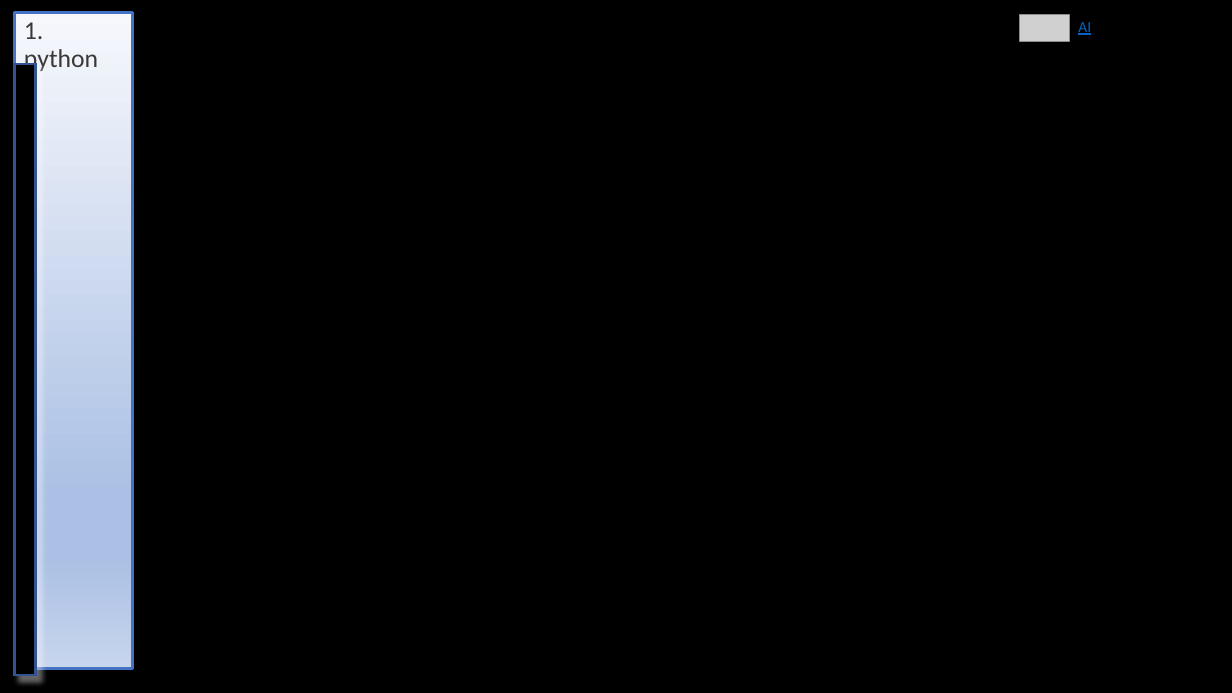
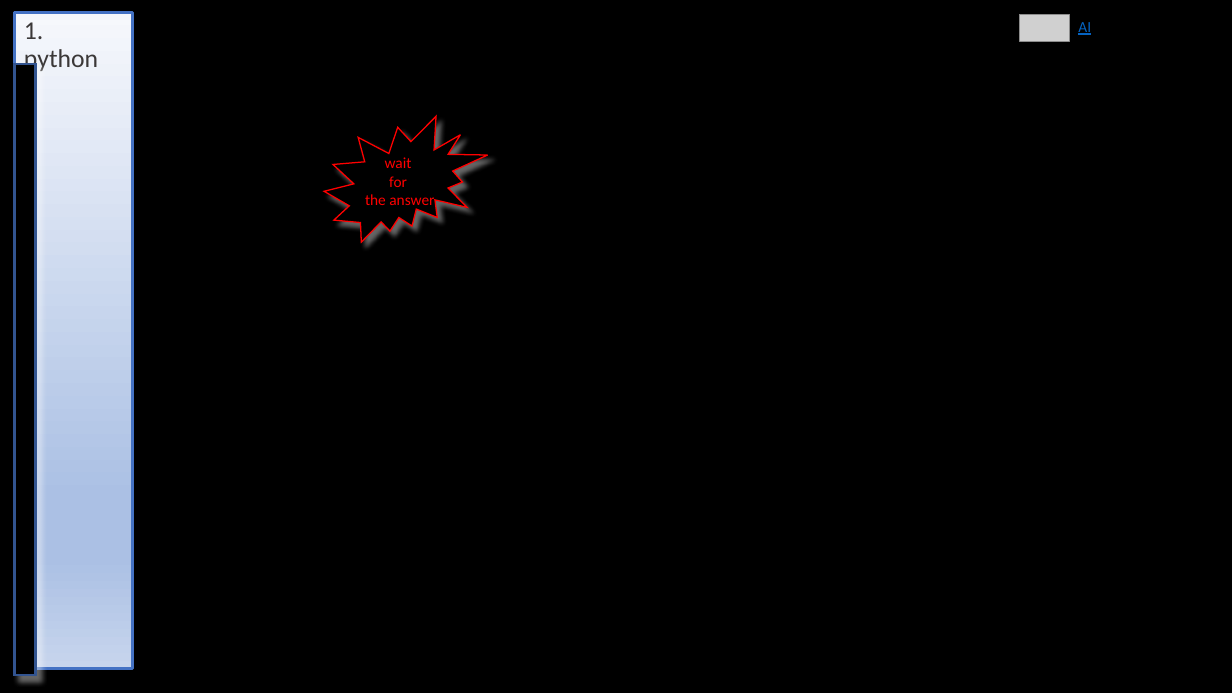
Before and after one commit to 1010836/portfolio, a slide deck: slide 1 of python/python.pptx. Drawn at 1232x693 pixels with LibreOffice and Linux fonts; fonts in the diff are those of the drawing; grey boxes stand for pictures. Boxes give left, top, right and bottom in pixels: in the first picture for what was removed or moved away, otherwise in the second. Text is boxed around its words. In the diff, an @@ line names an element or a change of style, - is before the commit and + after.

Commit message:
python

```diff
--- a/python/python.pptx
+++ b/python/python.pptx
@@ irregular seal added at bbox=[324, 116, 488, 242], fill #000000, outline #FF0000 1 pt, 12 pt, text #FF0000 @@
+wait
+for
+the answer
```
